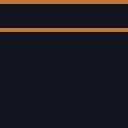
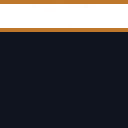
Two versions of the same layered image (128x128). Layer-by-layer changes:
painted on "圖層 1" over bbox(0, 0, 128, 28)
